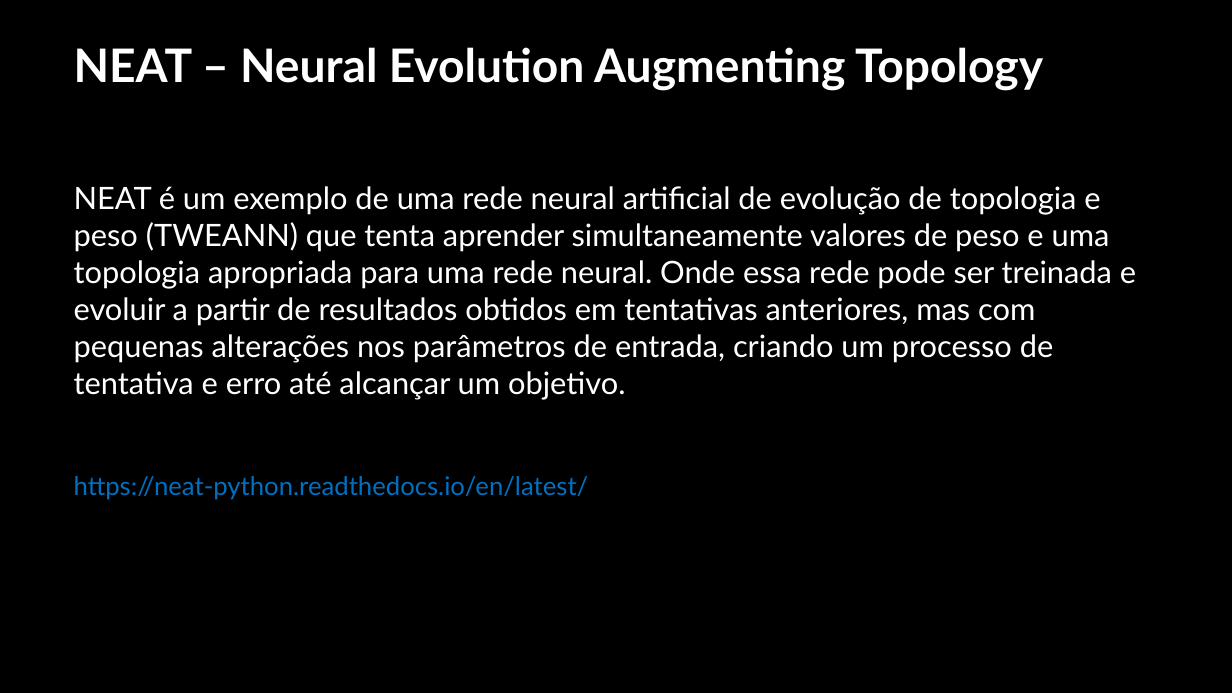
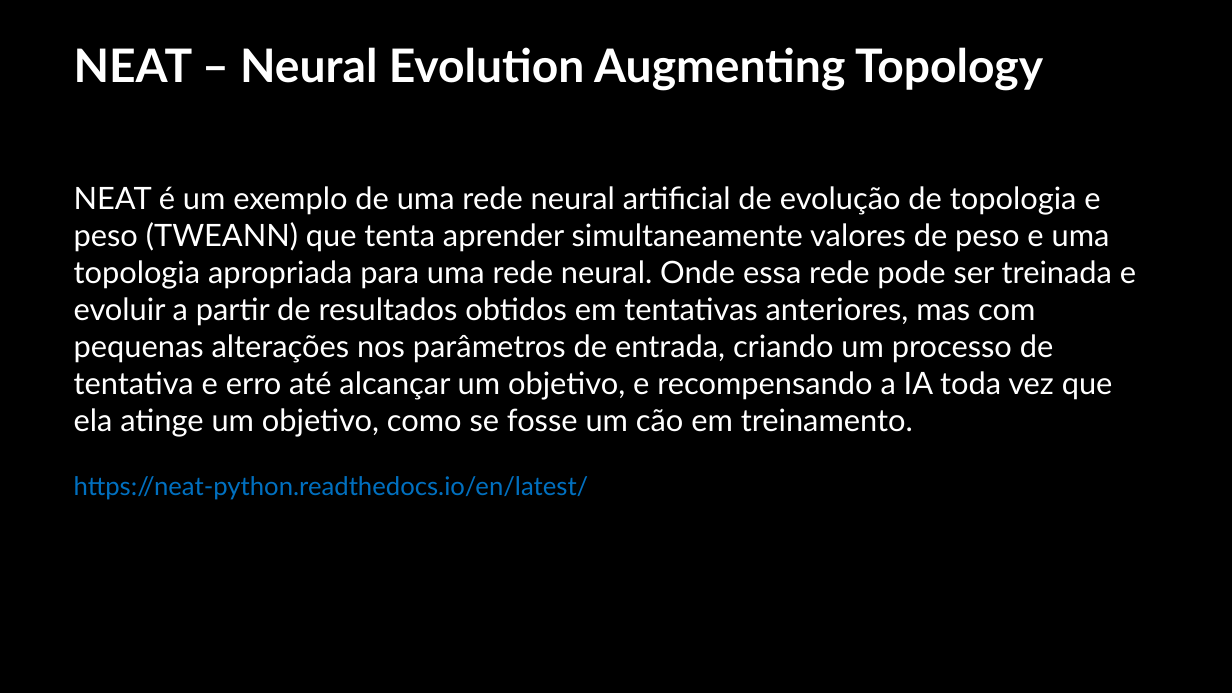
Before and after one commit to PedroPadilhaPortella/IAFlappyBird, a slide deck: slide 4 of FlappyBird.pptx. Drawn at 1232x693 pixels with LibreOffice and Linux fonts; fonts in the diff are those of the drawing; background and template pictures are left out. Boxes give left, top, right and bottom in pixels: in the first picture for what was removed or moved away, otherwise in the second. Text is boxed around its words. In the diff, an @@ line names an element or a change of style, - is before the commit and + after.

```diff
--- a/FlappyBird.pptx
+++ b/FlappyBird.pptx
@@ text at (74,186,1136,437): text changed @@
-NEAT é um exemplo de uma rede neural artificial de evolução de topologia e peso (TWEANN) que tenta aprender simultaneamente valores de peso e uma topologia apropriada para uma rede neural. Onde essa rede pode ser treinada e evoluir a partir de resultados obtidos em tentativas anteriores, mas com pequenas alterações nos parâmetros de entrada, criando um processo de tentativa e erro até alcançar um objetivo.
+NEAT é um exemplo de uma rede neural artificial de evolução de topologia e peso (TWEANN) que tenta aprender simultaneamente valores de peso e uma topologia apropriada para uma rede neural. Onde essa rede pode ser treinada e evoluir a partir de resultados obtidos em tentativas anteriores, mas com pequenas alterações nos parâmetros de entrada, criando um processo de tentativa e erro até alcançar um objetivo, e recompensando a IA toda vez que ela atinge um objetivo, como se fosse um cão em treinamento.
```
Also in this commit, not shown: 2 other slides changed, 6 slides added, 1 other file.
